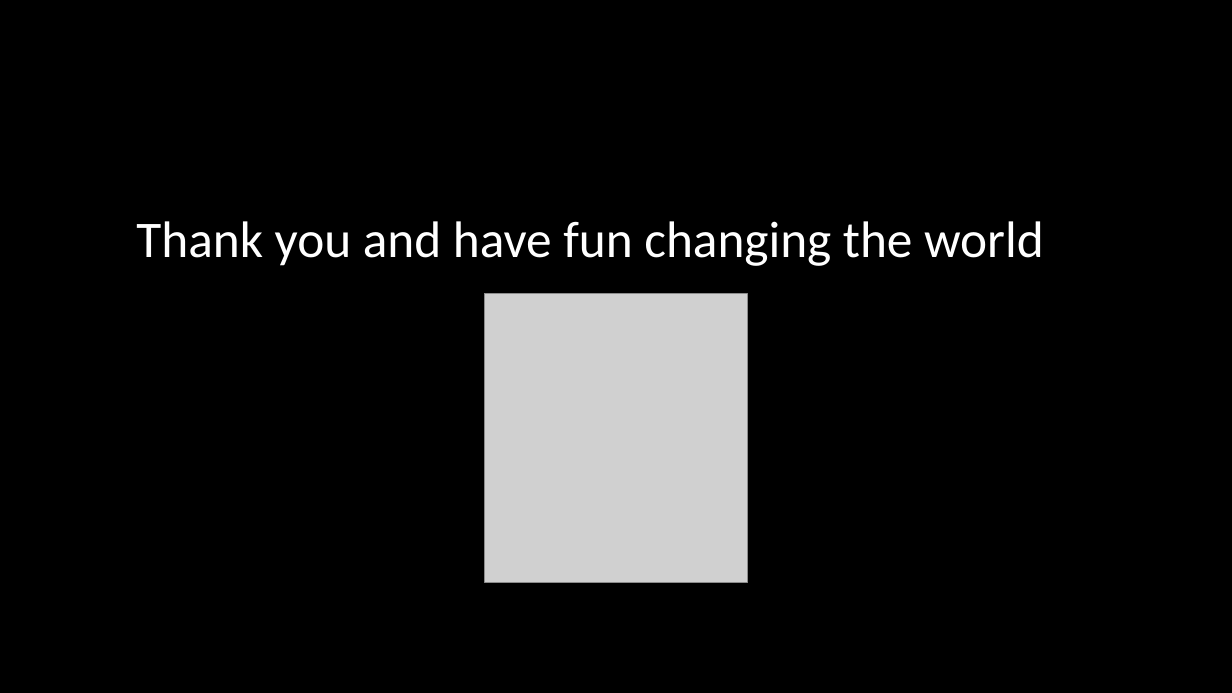
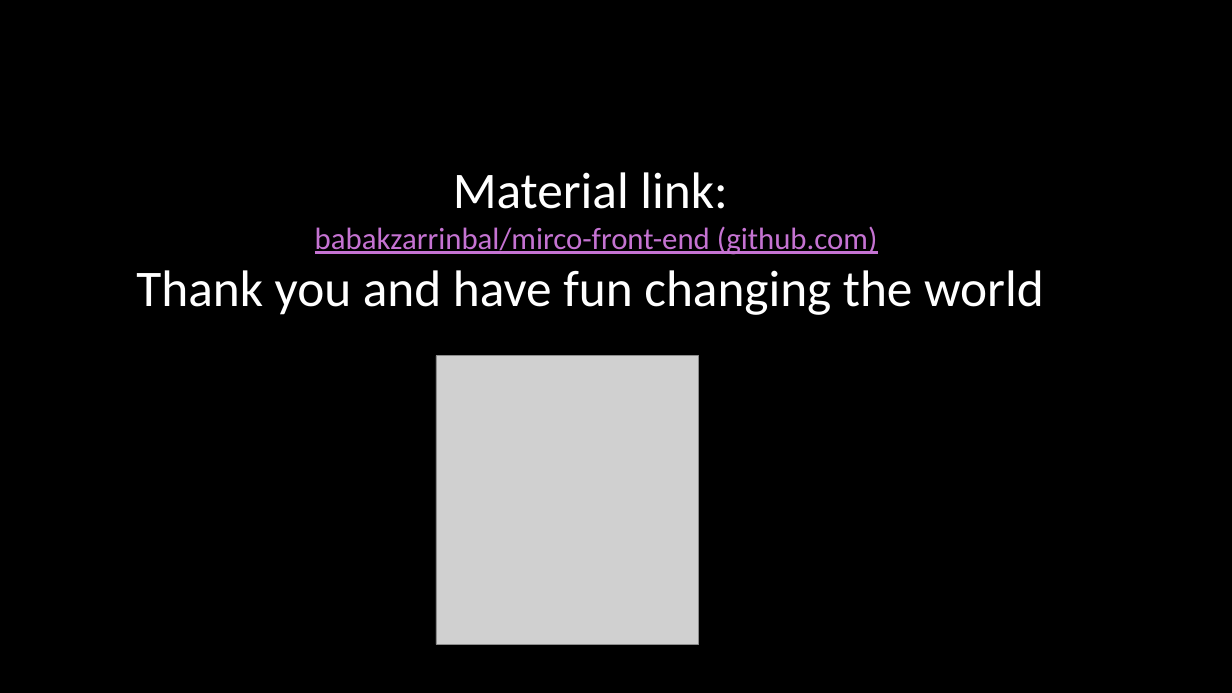
Before and after one commit to babakzarrinbal/mirco-front-end, a slide deck: slide 24 of MICRO-FRONTEND.pptx. Drawn at 1232x693 pixels with LibreOffice and Linux fonts; fonts in the diff are those of the drawing; grey boxes stand for pictures; background and template pictures are left out. Boxes give left, top, right and bottom in pixels: in the first picture for what was removed or moved away, otherwise in the second. Text is boxed around its words. In the diff, an @@ line names an element or a change of style, - is before the commit and + after.

Commit message:
adding repo to ppt

```diff
--- a/MICRO-FRONTEND.pptx
+++ b/MICRO-FRONTEND.pptx
@@ title at [136,172,1044,315]: text changed @@
-Thank you and have fun changing the world
+Material link:
+babakzarrinbal/mirco-front-end (github.com)
+Thank you and have fun changing the world
@@ picture: place and size @@
-picture at [484,294,747,582]
+picture at [436,356,699,644]
```
